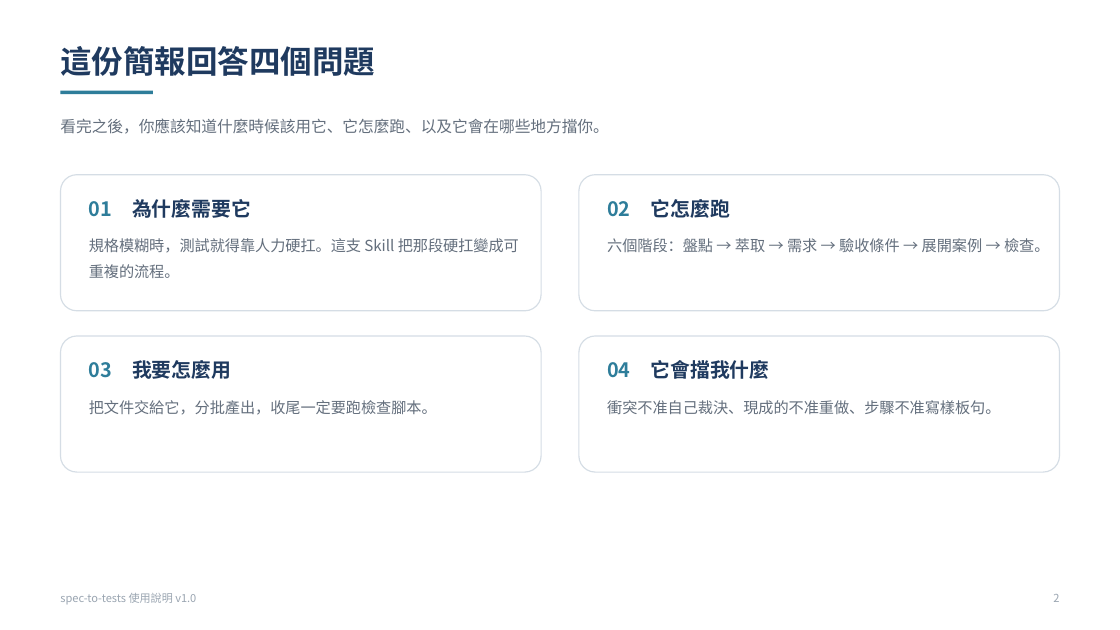
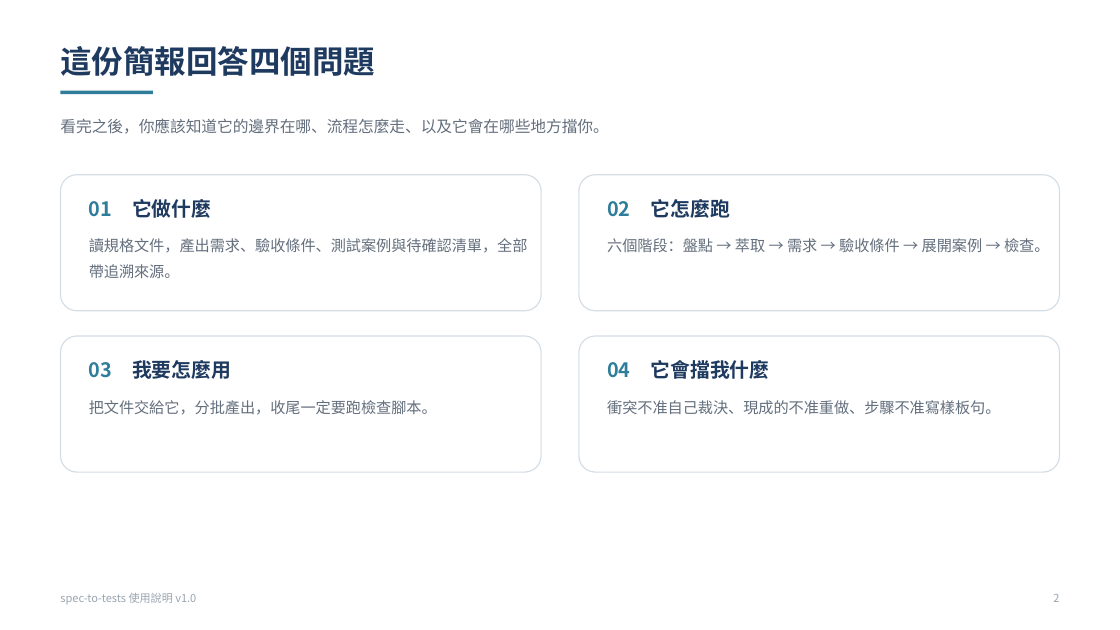
Before and after one commit to Wayne-Kao/cathay, a slide deck: slide 2 of spec-to-tests_使用說明_v1.0.pptx. Drawn at 1120x630 pixels with LibreOffice and Linux fonts; fonts in the diff are those of the drawing. Boxes give left, top, right and bottom in pixels: in the first picture for what was removed or moved away, otherwise in the second. Text is boxed around its words. In the diff, an @@ line names an element or a change of style, - is before the commit and + after.

```diff
--- a/spec-to-tests_使用說明_v1.0.pptx
+++ b/spec-to-tests_使用說明_v1.0.pptx
@@ text at (60,118,608,134): text changed @@
-看完之後，你應該知道什麼時候該用它、它怎麼跑、以及它會在哪些地方擋你。
+看完之後，你應該知道它的邊界在哪、流程怎麼走、以及它會在哪些地方擋你。
@@ text in rounded rectangle at (89,199,528,278): text changed @@
-01 為什麼需要它
-規格模糊時，測試就得靠人力硬扛。這支 Skill 把那段硬扛變成可重複的流程。
+01 它做什麼
+讀規格文件，產出需求、驗收條件、測試案例與待確認清單，全部帶追溯來源。
```
Also in this commit, not shown: 4 other slides changed, 1 slide added, 1 slide removed.
